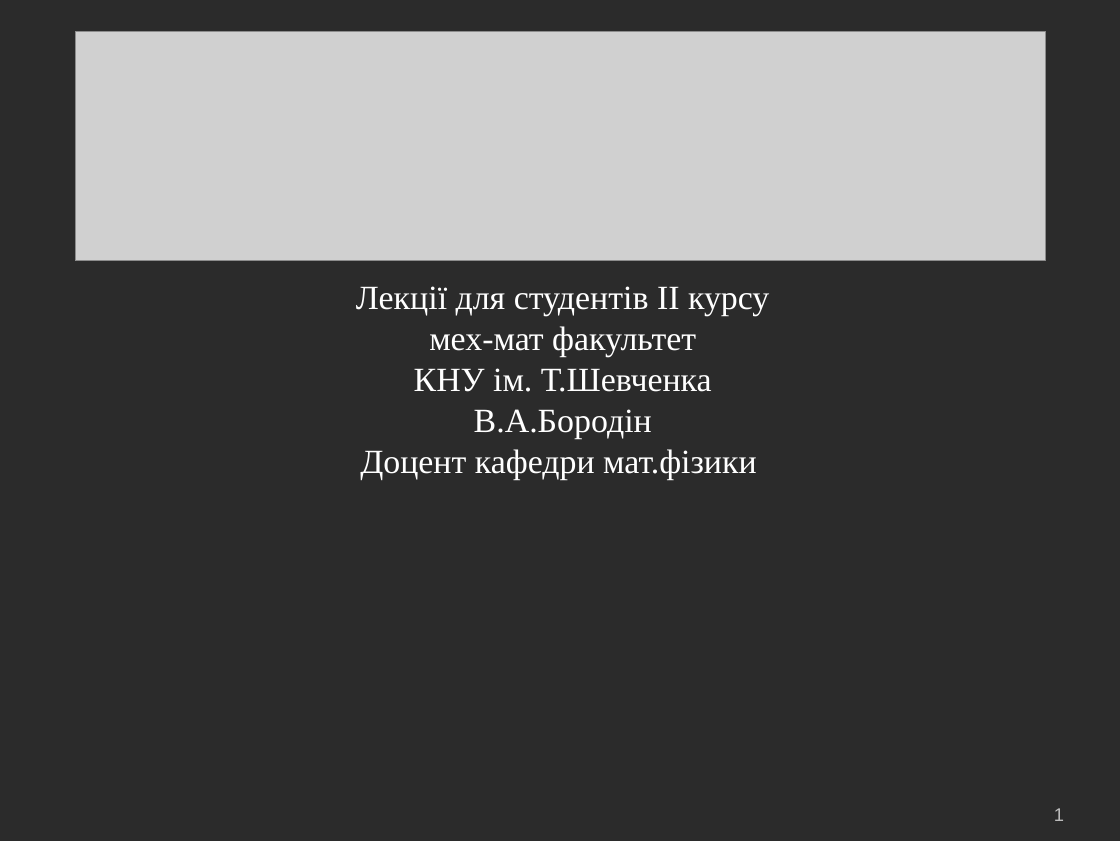
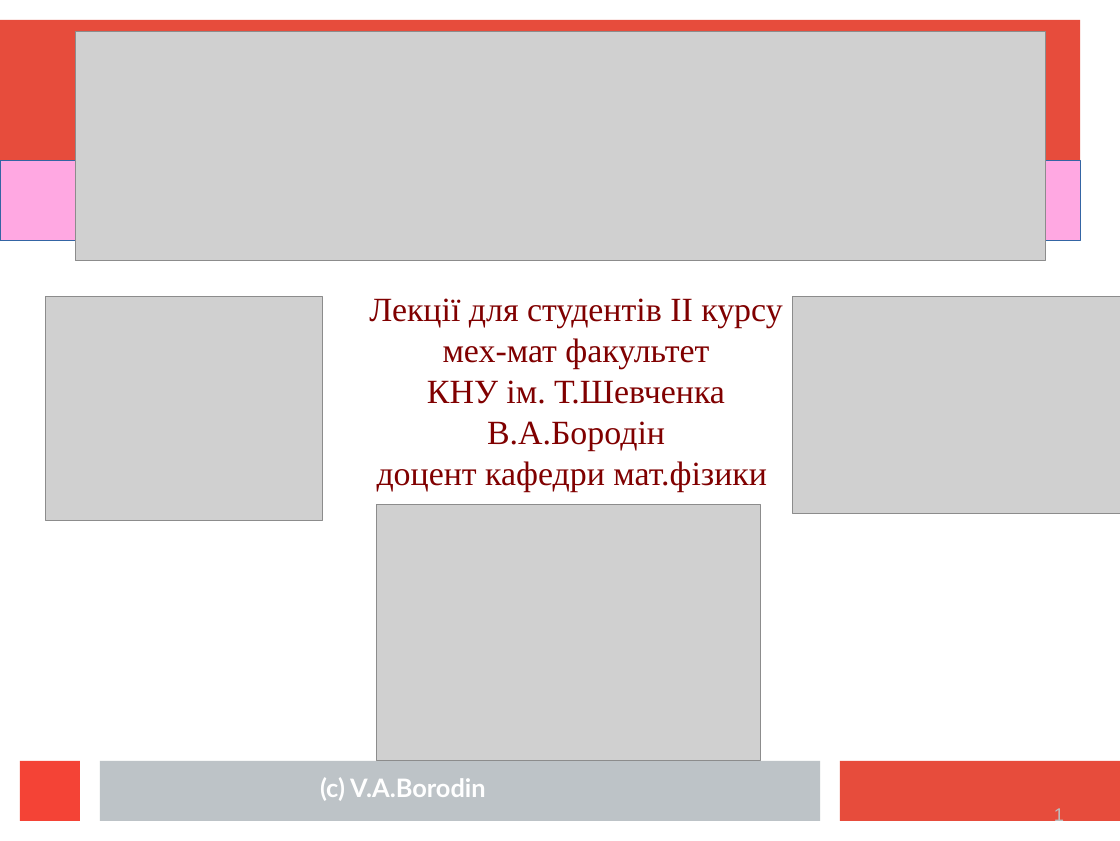
Before and after one commit to mecchmatProjects/CppCourse, a slide deck: slide 1 of Lect01/CppTutorUkr0.ppt. Drawn at 1120x841 pixels with LibreOffice and Linux fonts; fonts in the diff are those of the drawing; grey boxes stand for pictures; background and template pictures are left out; a plain dark background stands for a picture behind light text. Boxes give left, top, right and bottom in pixels: in the first picture for what was removed or moved away, otherwise in the second. Text is boxed around its words. In the diff, an @@ line names an element or a change of style, - is before the commit and + after.

```diff
--- a/Lect01/CppTutorUkr0.ppt
+++ b/Lect01/CppTutorUkr0.ppt
@@ background picture (left out) to #FFFFFF @@
@@ rectangle added at (0, 20, 1080, 161), fill #E74C3C @@
@@ rectangle added at (0, 160, 1080, 240), fill #FF66CC at 57% opacity, outline #3465A4 0.74 pt @@
@@ picture added at (46, 297, 322, 520) @@
@@ text "Лекції для студентів ІІ курсу": place and size @@
-text "Лекції для студентів ІІ курсу" at (356, 286, 769, 480)
+text "Лекції для студентів ІІ курсу" at (369, 298, 782, 492)
@@ text at (369, 298, 782, 451): text colour #FFFFFF to #800000 in "Лекції для студентів ІІ курсу", "мех-мат факультет", "КНУ ім. Т.Шевченка", "В.А.Бородін" @@
@@ picture added at (793, 296, 1120, 512) @@
@@ text at (377, 461, 766, 492): text changed; text colour #FFFFFF to #800000 @@
-Доцент кафедри мат.фізики
+доцент кафедри мат.фізики
@@ picture added at (376, 504, 760, 760) @@
@@ rectangle added at (20, 760, 80, 820), fill #F44336 @@
@@ rectangle added at (100, 760, 820, 820), fill #BDC3C7 @@
@@ text added at (320, 777, 486, 801), 18 pt, text #FFFFFF, bold @@
+(c) V.A.Borodin
@@ rectangle added at (839, 760, 1120, 820), fill #E74C3C @@
```
Also in this commit, not shown: 34 other slides changed, 4 slides added, 2 slides removed, 6 other files.
